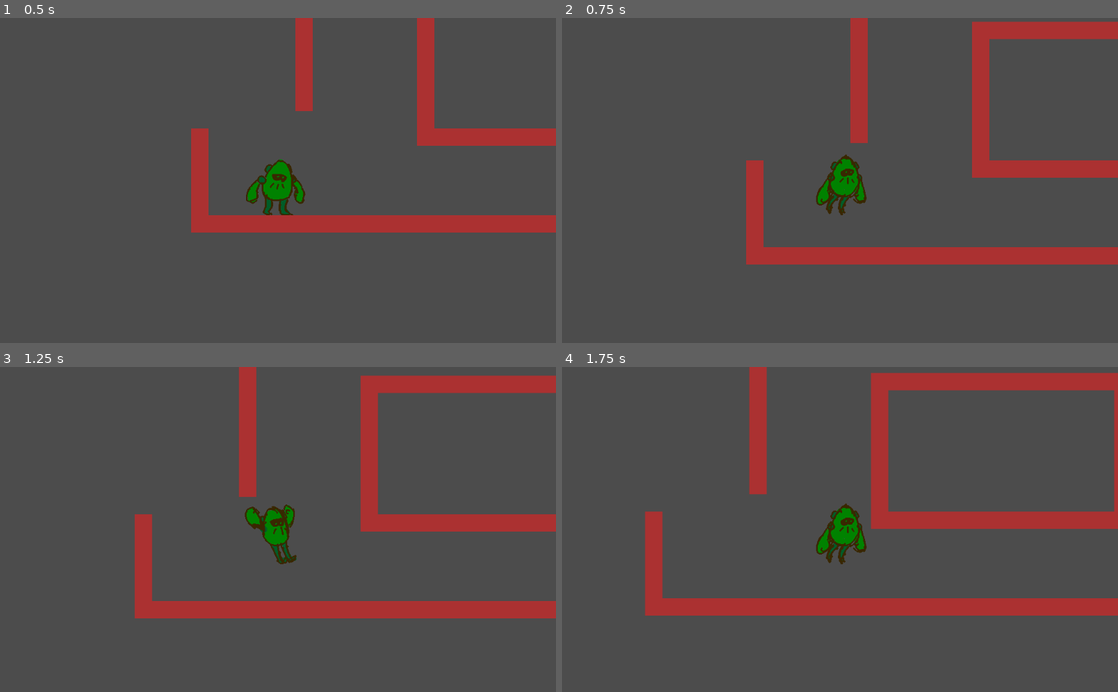
Above: before the commit, frames 1-4 (two rows, left to right).
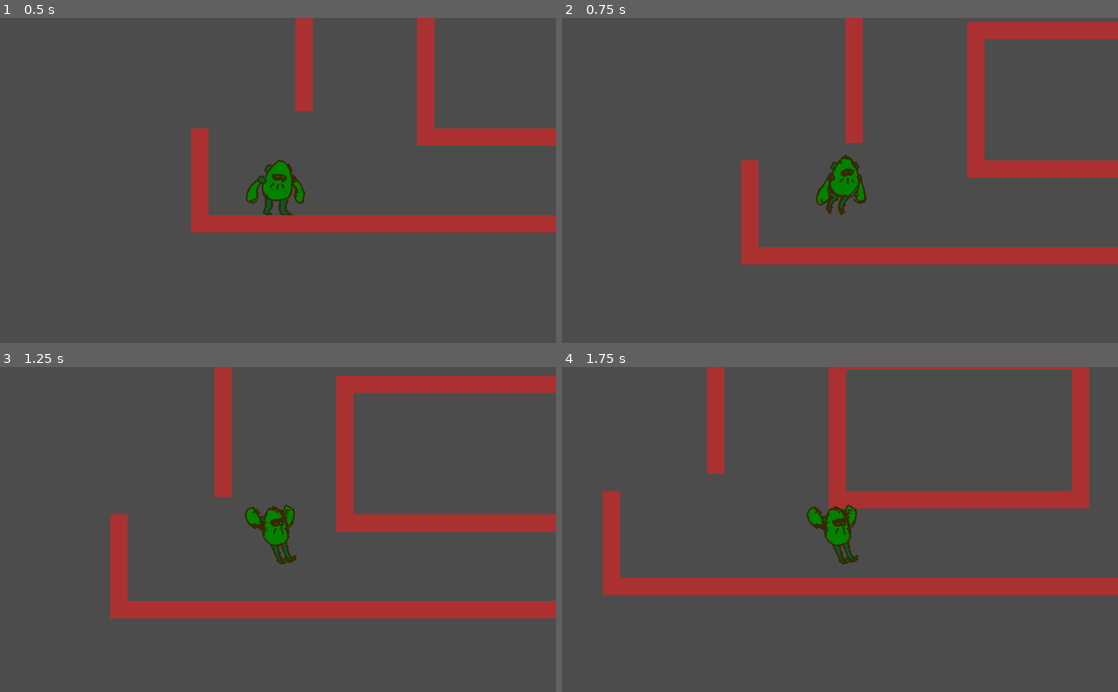
Above: after the commit, the same moments.

Repository: LightBoat9/UNCCGameJamFall2019
Game: Godot game, scene res://World/World.tscn
Same seed, same stepped clock (60 frames per second), same inputs: the game is played once before the commit and once after it.
Inputs:
- Up to frame 1 (0.5 s): no input
- Up to frame 2 (0.75 s): hold Right (ui_right) from 0.53 s (still down); hold Z (ui_select) from 0.53 s (still down)
- Up to frame 3 (1.25 s): keep holding Right (ui_right); keep holding Z (ui_select)
- Up to frame 4 (1.75 s): keep holding Right (ui_right); release Z (ui_select) at 1.28 s; tap Z (ui_select) at 1.35, 1.52 s

Frame 1 is identical in both runs. In frame 2, 1.9% of the frame differs, in the area x 32-77%, y 0-76%; in frame 3, 7.4%; in frame 4, 26%, in the area x 7-100%, y 0-77%.

Commit message:
Player turnaround sprite, speed changes & jump adjustments

Diff:
--- a/Player/Animation/player_run.tres
+++ b/Player/Animation/player_run.tres
@@ -4,16 +4,15 @@
 resource_name = "player_run"
 length = 0.8
 loop = true
-step = 0.2
 tracks/0/type = "value"
 tracks/0/path = NodePath("Sprite:frame")
 tracks/0/interp = 1
-tracks/0/loop_wrap = true
+tracks/0/loop_wrap = false
 tracks/0/imported = false
 tracks/0/enabled = true
 tracks/0/keys = {
 "times": PoolRealArray( 0, 0.6 ),
-"transitions": PoolRealArray( 1, 1 ),
+"transitions": PoolRealArray( 1, 1e-005 ),
 "update": 0,
 "values": [ 4, 7 ]
 }
--- a/Player/Player.gd
+++ b/Player/Player.gd
@@ -18,6 +18,7 @@
 onready var jump_grace: Timer = $JumpGrace
 
 var prev_on_floor = false
+var x_input = 0
 
 func default_movement(delta: float) -> void:
 	# Start the gravity with some speed so that collision with floor is always detected
@@ -26,7 +27,7 @@
 
 	velocity.y += delta * GRAVITY
 
-	var x_input = Input.get_action_strength("ui_right") - Input.get_action_strength("ui_left")
+	x_input = Input.get_action_strength("ui_right") - Input.get_action_strength("ui_left")
 
 	if abs(velocity.x) < MAX_X_SPEED:
 		velocity.x += x_input * delta * ACCELERATION
@@ -48,7 +49,7 @@
 	prev_on_floor = is_on_floor()
 
 	if is_on_floor() or (jump_grace.time_left != 0 and velocity.y >= 0):
-		if Input.is_action_pressed("ui_select"):
+		if Input.is_action_just_pressed("ui_select"):
 			jump()
 
 	if not is_on_floor() and is_on_wall():
@@ -60,20 +61,25 @@
 		sprite.offset.x = sign(velocity.x) * 16
 		sprite.flip_h = velocity.x < 0
 
-	if get_slide_count() == 0 and velocity.y > 0:
-		var snap = Vector2(WALL_SNAP_DIST, 0) * Vector2(sign(velocity.x), 1)
+	if velocity.y>0 && get_slide_count() == 0:
+		var snap = Vector2(WALL_SNAP_DIST, 0) * (-1 if sprite.flip_h else 1)
+		#	Vector2(sign(velocity.x), 1)
+
 		if test_move(transform, snap):
 			if Input.is_action_just_pressed("ui_select"):
 				# Not multiplied by delta because this is the real distance to move
 				move_and_collide(snap)
-				state_machine.set_deferred("current_state", "StateOnWall")
+				#state_machine.set_deferred("current_state", "StateOnWall")
+				jump(true)
 
 func default_animation(delta: float) -> void:
 	if velocity.y == 0:
 		if velocity.x == 0:
 			anim_player.play("player_idle")
+		elif sign(velocity.x) != sign(x_input) && sign(x_input) != 0:
+			anim_player.play("player_turnAround")
 		else:
-			anim_player.play("player_run")
+			anim_player.play("player_run", -1, velocity.x/MAX_X_SPEED)
 	else:
 		if velocity.y > 0:
 			anim_player.play("player_air_down")
--- a/Player/Player.tscn
+++ b/Player/Player.tscn
@@ -11,7 +11,7 @@
 [ext_resource path="res://Player/Animation/player_air_up.tres" type="Animation" id=9]
 
 [sub_resource type="RectangleShape2D" id=1]
-extents = Vector2( 48, 48 )
+extents = Vector2( 30.5832, 48 )
 
 [sub_resource type="Animation" id=2]
 resource_name = "player_air_down"
@@ -29,6 +29,22 @@
 "values": [ 10 ]
 }
 
+[sub_resource type="Animation" id=3]
+resource_name = "player_turnAround"
+length = 0.001
+tracks/0/type = "value"
+tracks/0/path = NodePath("Sprite:frame")
+tracks/0/interp = 1
+tracks/0/loop_wrap = true
+tracks/0/imported = false
+tracks/0/enabled = true
+tracks/0/keys = {
+"times": PoolRealArray( 0 ),
+"transitions": PoolRealArray( 1 ),
+"update": 1,
+"values": [ 8 ]
+}
+
 [node name="Player" type="KinematicBody2D"]
 collision_layer = 0
 script = ExtResource( 4 )
@@ -42,7 +58,7 @@
 texture = ExtResource( 1 )
 offset = Vector2( 16, 0 )
 hframes = 17
-frame = 11
+frame = 4
 
 [node name="CollisionShape2D" type="CollisionShape2D" parent="."]
 position = Vector2( 0, 16 )
@@ -66,3 +82,4 @@
 anims/player_idle = ExtResource( 8 )
 anims/player_on_wall = ExtResource( 7 )
 anims/player_run = ExtResource( 6 )
+anims/player_turnAround = SubResource( 3 )
--- a/Player/StateMachine/StateOnWall.gd
+++ b/Player/StateMachine/StateOnWall.gd
@@ -1,15 +1,17 @@
 extends Node
+
+export var WALLGRAVITY: float = 400
 
 func state_entered() -> void:
 	get_owner().anim_player.play("player_on_wall")
 	get_owner().velocity = Vector2()
 
 func state_exited() -> void:
-	# get_owner().jump_grace.start()
+	#get_owner().jump_grace.start()
 	pass
 
 func state_physics_process(delta: float) -> void:
-	if Input.is_action_pressed("ui_select"):
+	if Input.is_action_just_pressed("ui_select"):
 		get_owner().jump(true)
 		get_parent().current_state = "StateDefault"
 	elif Input.is_action_pressed("ui_right") and get_owner().sprite.flip_h:
--- a/World/World.tscn
+++ b/World/World.tscn
@@ -10,6 +10,10 @@
 tile_data = PoolIntArray( -1114111, 0, 0, -1048575, 0, 0, -983039, 0, 0, -917503, 0, 0, -851967, 0, 0, -786431, 0, 0, - …(1418 unchanged characters)…
 
 [node name="Player" parent="." instance=ExtResource( 1 )]
+ACCELERATION = 1024.0
+MAX_X_SPEED = 256.0
+MAX_Y_SPEED = 256.0
+WALL_SNAP_DIST = 32.0
 
 [node name="Chump" parent="." instance=ExtResource( 3 )]
 position = Vector2( 993.881, 16 )
Not shown: 1 places in Player/Player.tscn that only renumber resources
